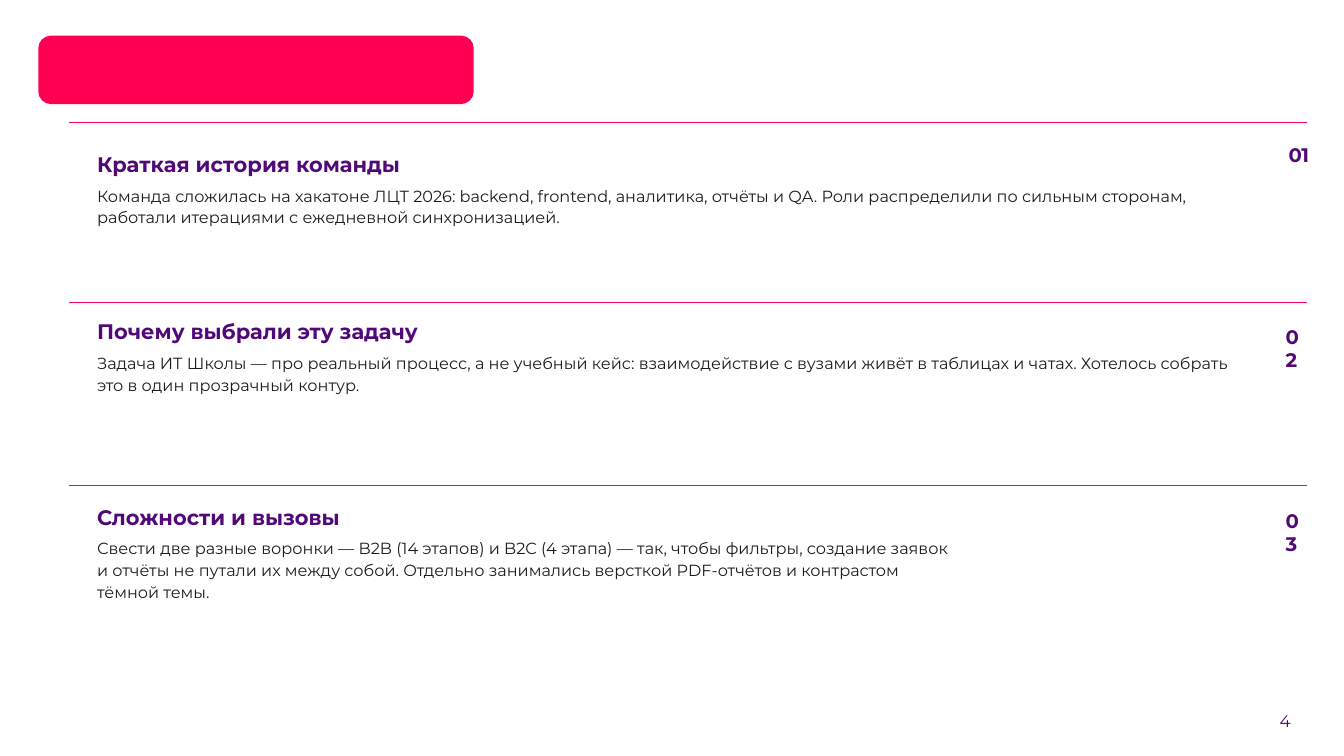
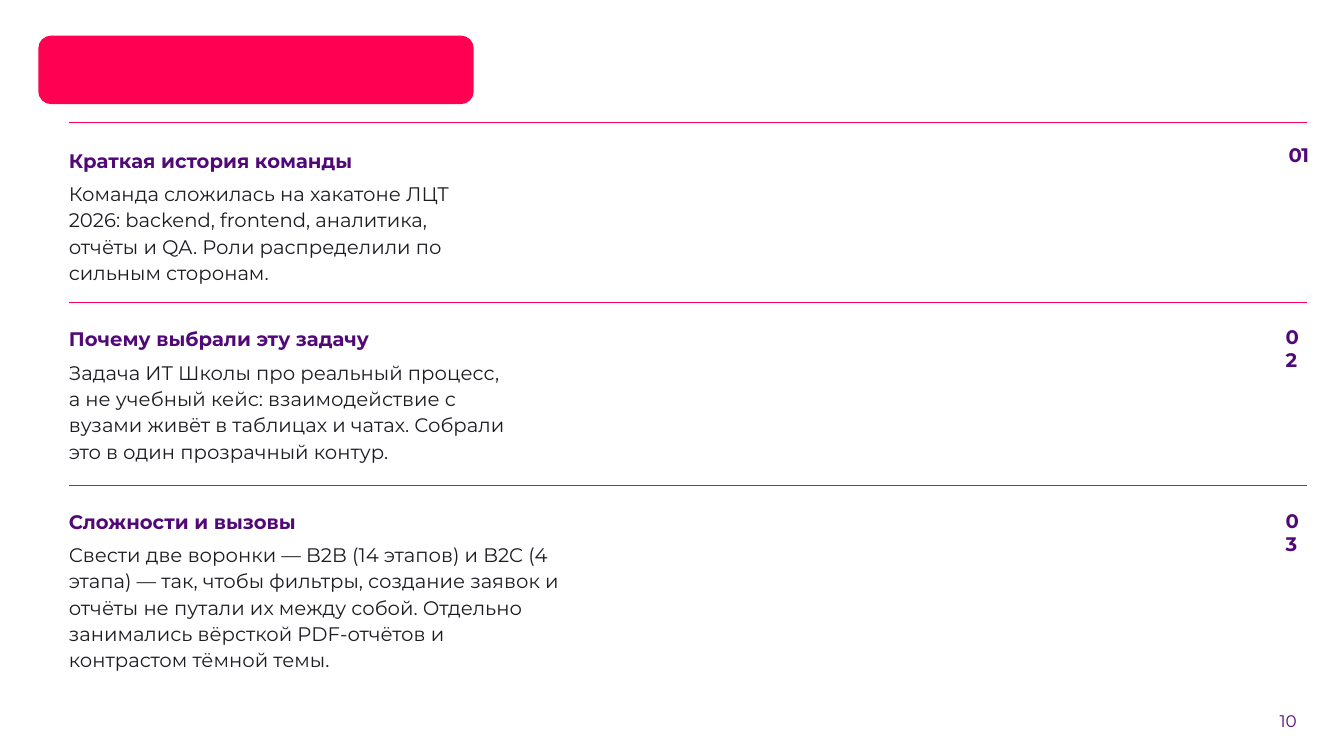
Before and after one commit to Pavel1778/rtk-crm, a slide deck: slide 10 of docs/presentation/RTK-CRM-LCT2026.pptx (slide 4 before the commit). Drawn at 1344x756 pixels with LibreOffice and Linux fonts; fonts in the diff are those of the drawing; background and template pictures are left out. Boxes give left, top, right and bottom in pixels: in the first picture for what was removed or moved away, otherwise in the second. Text is boxed around its words. In the diff, an @@ line names an element or a change of style, - is before the commit and + after.

```diff
--- a/docs/presentation/RTK-CRM-LCT2026.pptx
+++ b/docs/presentation/RTK-CRM-LCT2026.pptx
@@ text "Краткая история команды": place and size @@
-text "Краткая история команды" at box(97, 157, 1186, 226)
+text "Краткая история команды" at box(69, 154, 449, 258)
@@ text at box(69, 154, 352, 172): size 15 to 14 pt in "Краткая история команды" @@
@@ text at box(69, 187, 449, 258): text changed; size 11.5 to 14 pt @@
-Команда сложилась на хакатоне ЛЦТ 2026: backend, frontend, аналитика, отчёты и QA. Роли распределили по сильным сторонам, работали итерациями с ежедневной синхронизацией.
+Команда сложилась на хакатоне ЛЦТ 2026: backend, frontend, аналитика, отчёты и QA. Роли распределили по сильным сторонам.
@@ text "Почему выбрали эту задачу": place and size @@
-text "Почему выбрали эту задачу" at box(97, 323, 1228, 394)
+text "Почему выбрали эту задачу" at box(69, 331, 504, 463)
@@ text at box(69, 331, 369, 350): size 15 to 14 pt in "Почему выбрали эту задачу" @@
@@ text at box(69, 365, 504, 463): text changed; size 11.5 to 14 pt @@
-Задача ИТ Школы — про реальный процесс, а не учебный кейс: взаимодействие с вузами живёт в таблицах и чатах. Хотелось собрать это в один прозрачный контур.
+Задача ИТ Школы про реальный процесс, а не учебный кейс: взаимодействие с вузами живёт в таблицах и чатах. Собрали это в один прозрачный контур.
@@ text "Сложности и вызовы": place and size @@
-text "Сложности и вызовы" at box(97, 510, 948, 598)
+text "Сложности и вызовы" at box(69, 515, 558, 671)
@@ text at box(69, 515, 296, 530): size 15 to 14 pt in "Сложности и вызовы" @@
@@ text at box(69, 547, 558, 671): text changed; size 11.5 to 14 pt @@
-Свести две разные воронки — B2B (14 этапов) и B2C (4 этапа) — так, чтобы фильтры, создание заявок и отчёты не путали их между собой. Отдельно занимались версткой PDF-отчётов и контрастом тёмной темы.
+Свести две воронки — B2B (14 этапов) и B2C (4 этапа) — так, чтобы фильтры, создание заявок и отчёты не путали их между собой. Отдельно занимались вёрсткой PDF-отчётов и контрастом тёмной темы.
@@ text at box(1280, 715, 1297, 727): text changed @@
-4
+10
```
Also in this commit, not shown: 10 other slides changed, 12 other files.
